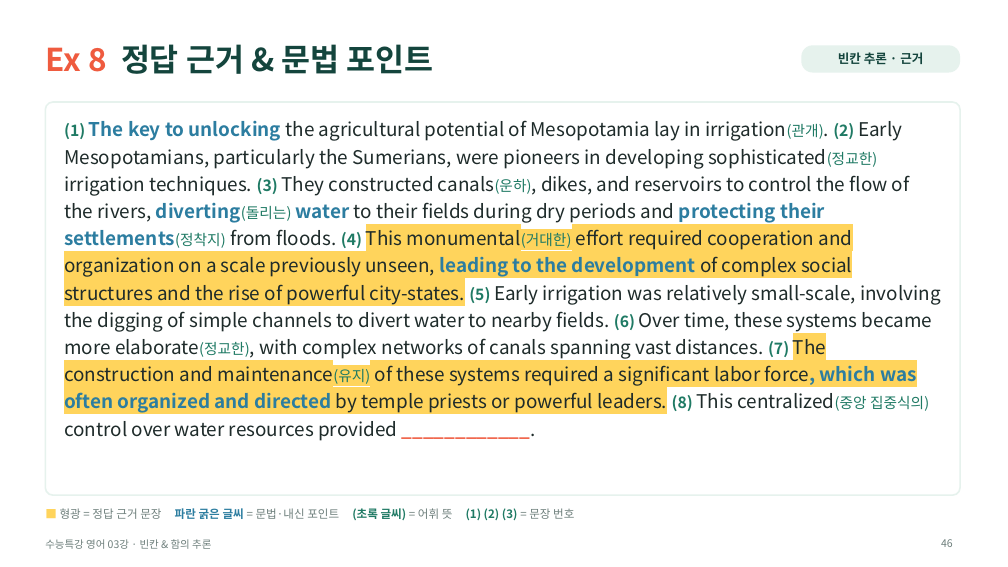
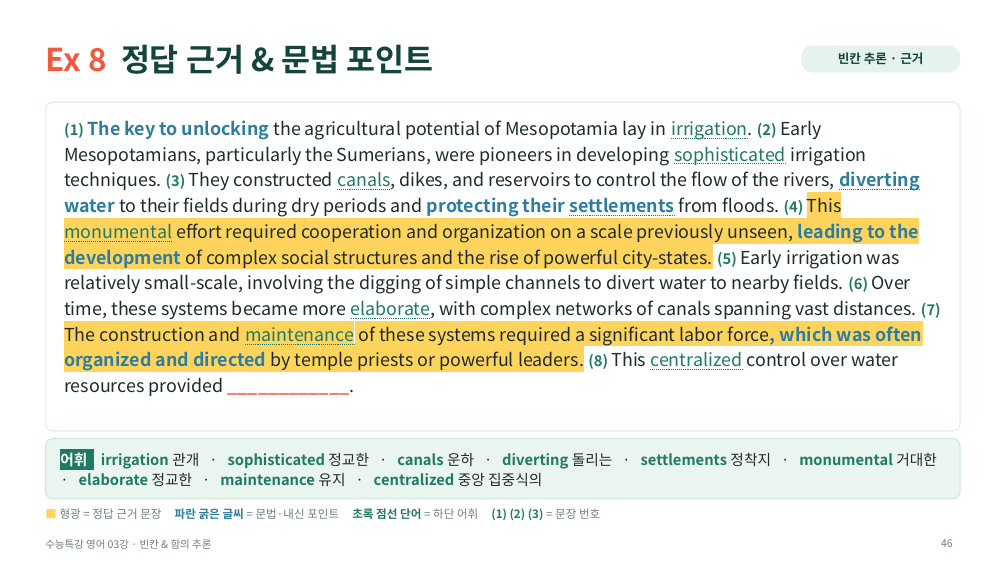
Before and after one commit to HUFSDavid/HUFSDavid, a slide deck: slide 46 of 수능특강_영어_03강_수업PPT.pptx. Drawn at 1008x567 pixels with LibreOffice and Linux fonts; fonts in the diff are those of the drawing. Boxes give left, top, right and bottom in pixels: in the first picture for what was removed or moved away, otherwise in the second. Text is boxed around its words. In the diff, an @@ line names an element or a change of style, - is before the commit and + after.

```diff
--- a/수능특강_영어_03강_수업PPT.pptx
+++ b/수능특강_영어_03강_수업PPT.pptx
@@ rounded rectangle: place and size @@
-rounded rectangle at (45,102,960,495)
+rounded rectangle at (45,102,960,431)
@@ rounded rectangle at (45,102,960,431): proportions changed @@
@@ text at (64,120,941,396): text changed; size 18 to 17 pt @@
-(1) The key to unlocking the agricultural potential of Mesopotamia lay in irrigation(관개). (2) Early Mesopotamians, particularly the Sumerians, were pioneers in developing sophisticated(정교한) irrigation techniques. (3) They constructed canals(운하), dikes, and reservoirs to control the flow of the rivers, diverting(돌리는) water to their fields during dry periods and protecting their settlements(정착지) from floods. (4) This monumental(거대한) effort required cooperation and organization on a scale previously unseen, leading to the development of complex social structures and the rise of powerful city-states. (5) Early irrigation was relatively small-scale, involving the digging of simple channels to divert water to nearby fields. (6) Over time, these systems became more elaborate(정교한), with complex networks of canals spanning vast distances. (7) The construction and maintenance(유지) of these systems required a significant labor force, which was often organized and directed by temple priests or powerful leaders. (8) This centralized(중앙 집중식의) control over water resources provided ____________.
+(1) The key to unlocking the agricultural potential of Mesopotamia lay in irrigation. (2) Early Mesopotamians, particularly the Sumerians, were pioneers in developing sophisticated irrigation techniques. (3) They constructed canals, dikes, and reservoirs to control the flow of the rivers, diverting water to their fields during dry periods and protecting their settlements from floods. (4) This monumental effort required cooperation and organization on a scale previously unseen, leading to the development of complex social structures and the rise of powerful city-states. (5) Early irrigation was relatively small-scale, involving the digging of simple channels to divert water to nearby fields. (6) Over time, these systems became more elaborate, with complex networks of canals spanning vast distances. (7) The construction and maintenance of these systems required a significant labor force, which was often organized and directed by temple priests or powerful leaders. (8) This centralized control over water resources provided ____________.
@@ rounded rectangle added at (45,439,960,499), fill #EAF5EF, outline #CFE6D9 1 pt @@
@@ text added at (60,452,937,486), 14 pt, text #1F7A64, bold @@
+어휘 irrigation 관개 · sophisticated 정교한 · canals 운하 · diverting 돌리는 · settlements 정착지 · monumental 거대한 · elaborate 정교한 · maintenance 유지 · centralized 중앙 집중식의
@@ text at (60,508,600,520): text changed @@
-■ 형광 = 정답 근거 문장 파란 굵은 글씨 = 문법·내신 포인트 (초록 글씨) = 어휘 뜻 (1) (2) (3) = 문장 번호
+■ 형광 = 정답 근거 문장 파란 굵은 글씨 = 문법·내신 포인트 초록 점선 단어 = 하단 어휘 (1) (2) (3) = 문장 번호
```
Also in this commit, not shown: 11 other slides changed.
